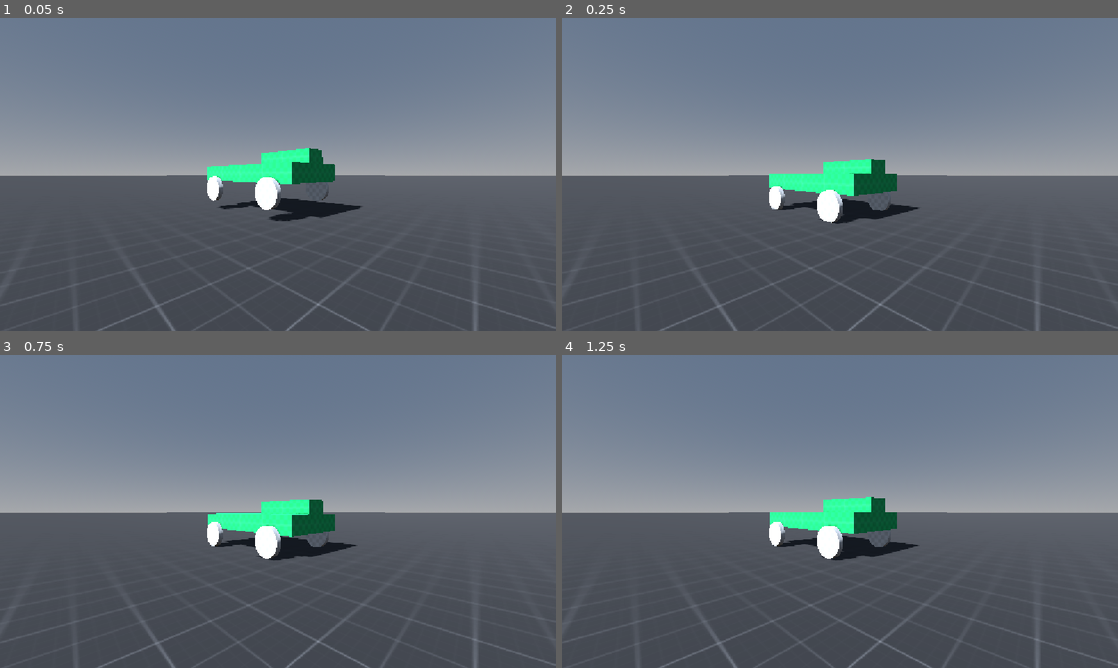
Above: before the commit, frames 1-4 (two rows, left to right).
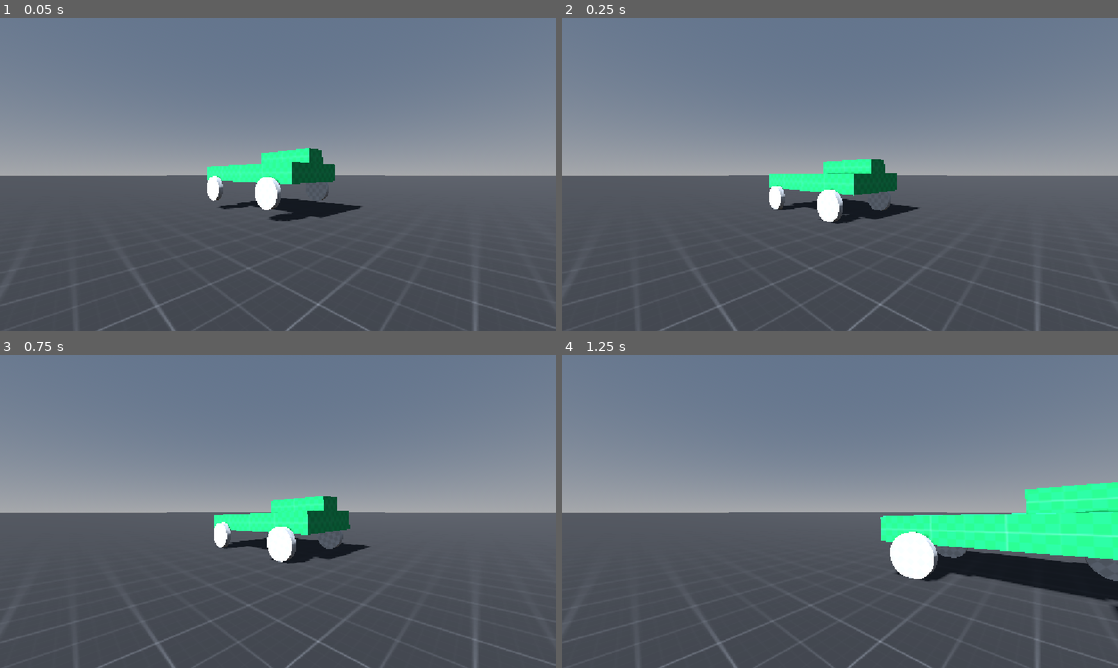
Above: after the commit, the same moments.

Repository: pinkCastle2204/vehicle-controller
Game: Godot game, scene res://scenes/test_world.tscn
Same seed, same stepped clock (60 frames per second), same inputs: the game is played once before the commit and once after it.
Inputs:
- Up to frame 1 (0.05 s): no input
- Up to frame 2 (0.25 s): no input
- Up to frame 3 (0.75 s): hold W (accelerate, bound only after the commit) from 0.53 s (still down); hold S (decelerate, bound only after the commit) from 0.53 s (still down)
- Up to frame 4 (1.25 s): keep holding W (accelerate, bound only after the commit); keep holding S (decelerate, bound only after the commit)

Frame 1 is identical in both runs. In frame 2, 0.1% of the frame differs, in the area x 37-61%, y 45-66%; in frame 3, 2.1%; in frame 4, 13%, in the area x 37-100%, y 40-84%.

Commit message:
ADDED: Acceleration

Diff:
--- a/project.godot
+++ b/project.godot
@@ -24,6 +24,19 @@
 window/stretch/mode="canvas_items"
 window/stretch/aspect="expand"
 
+[input]
+
+accelerate={
+"deadzone": 0.2,
+"events": [Object(InputEventKey,"resource_local_to_scene":false,"resource_name":"","device":-1,"window_id":0,"alt_pressed":false,"shift_pressed":false,"ctrl_pressed":false,"meta_pressed":false,"pressed":false,"keycode":0,"physical_keycode":87,"key_label":0,"unicode":119,"location":0,"echo":false,"script":null)
+]
+}
+decelerate={
+"deadzone": 0.2,
+"events": [Object(InputEventKey,"resource_local_to_scene":false,"resource_name":"","device":-1,"window_id":0,"alt_pressed":false,"shift_pressed":false,"ctrl_pressed":false,"meta_pressed":false,"pressed":false,"keycode":0,"physical_keycode":83,"key_label":0,"unicode":115,"location":0,"echo":false,"script":null)
+]
+}
+
 [physics]
 
 3d/physics_engine="Jolt Physics"
--- a/scenes/test_world.tscn
+++ b/scenes/test_world.tscn
@@ -4,6 +4,7 @@
 [ext_resource type="Script" uid="uid://dk271vjunlkls" path="res://scripts/raycast_car.gd" id="2_3263u"]
 [ext_resource type="Material" uid="uid://bg3blc3jtyeaw" path="res://material/material_green.tres" id="2_amxg5"]
 [ext_resource type="Texture2D" uid="uid://c03aaby3x86ym" path="res://assets/tex/kenney_prototype-textures/PNG/Light/texture_06.png" id="4_umbte"]
+[ext_resource type="Script" uid="uid://b5bg3vc0ol53u" path="res://scripts/raycast_wheel.gd" id="4_ynswa"]
 
 [sub_resource type="ProceduralSkyMaterial" id="ProceduralSkyMaterial_orr8f"]
 
@@ -68,8 +69,6 @@
 mass = 50.0
 script = ExtResource("2_3263u")
 wheels = [NodePath("WheelFL"), NodePath("WheelRL"), NodePath("WheelFR"), NodePath("WheelRR")]
-springConstant = 5000.0
-springDamping = 75.0
 
 [node name="MeshInstance3D" type="MeshInstance3D" parent="carMesh" unique_id=1293545166]
 mesh = SubResource("BoxMesh_qshva")
@@ -85,6 +84,9 @@
 
 [node name="WheelFL" type="RayCast3D" parent="carMesh" unique_id=463723969]
 transform = Transform3D(1, 0, 0, 0, 1, 0, 0, 0, 1, -1.1, 0, -1.3)
+script = ExtResource("4_ynswa")
+springConstant = 2000.0
+springDamping = 300.0
 
 [node name="wheel" type="MeshInstance3D" parent="carMesh/WheelFL" unique_id=527005986]
 transform = Transform3D(5.1322267e-08, -0.9999998, -0.0004083636, 1, -3.423989e-08, 0.00020838398, -0.00020838392, -0.00040836362, 0.9999999, 0, -0.5, 0)
@@ -93,6 +95,10 @@
 
 [node name="WheelRL" type="RayCast3D" parent="carMesh" unique_id=182650890]
 transform = Transform3D(1, 1.006093e-10, 0, 5.6616045e-10, 1, 7.275958e-12, 2.910383e-11, 7.275958e-12, 1, -1.101, 0, 1.3)
+script = ExtResource("4_ynswa")
+springConstant = 2000.0
+springDamping = 300.0
+is_motor = true
 
 [node name="wheel" type="MeshInstance3D" parent="carMesh/WheelRL" unique_id=1082735452]
 transform = Transform3D(5.1322267e-08, -0.9999998, -0.0004083636, 1, -3.423989e-08, 0.00020838398, -0.00020838392, -0.00040836362, 0.9999999, 0, -0.5, 0)
@@ -101,6 +107,9 @@
 
 [node name="WheelFR" type="RayCast3D" parent="carMesh" unique_id=1277315766]
 transform = Transform3D(1, 1.006093e-10, 0, 5.6616045e-10, 1, 7.275958e-12, 2.910383e-11, 7.275958e-12, 1, 1.1, 0, -1.3)
+script = ExtResource("4_ynswa")
+springConstant = 2000.0
+springDamping = 300.0
 
 [node name="wheel" type="MeshInstance3D" parent="carMesh/WheelFR" unique_id=788045005]
 transform = Transform3D(5.1322267e-08, -0.9999998, -0.0004083636, 1, -3.423989e-08, 0.00020838398, -0.00020838392, -0.00040836362, 0.9999999, 0, -0.5, 0)
@@ -109,6 +118,10 @@
 
 [node name="WheelRR" type="RayCast3D" parent="carMesh" unique_id=1002217161]
 transform = Transform3D(1, 1.00605746e-10, 0, 1.0318217e-09, 1, 1.4551915e-11, 5.820766e-11, 1.4551915e-11, 1, 1.1, 0, 1.3)
+script = ExtResource("4_ynswa")
+springConstant = 2000.0
+springDamping = 300.0
+is_motor = true
 
 [node name="wheel" type="MeshInstance3D" parent="carMesh/WheelRR" unique_id=806861796]
 transform = Transform3D(5.1322267e-08, -0.9999998, -0.0004083636, 1, -3.423989e-08, 0.00020838398, -0.00020838392, -0.00040836362, 0.9999999, 0, -0.5, 0)
--- a/scripts/raycast_car.gd
+++ b/scripts/raycast_car.gd
@@ -1,34 +1,62 @@
 extends RigidBody3D
-@export var wheels: Array[RayCast3D]
-@export var springConstant := 100.0
-@export var springDamping := 2.0
-@export var restDistance := 0.5
-@export var wheelRad := 0.4
+@export var wheels: Array[RaycastWheel]
+@export var acceleration := 600.0
+@export var maxSpeed := 20.0
+
+var motorInput := 0
+
+func _unhandled_input(event: InputEvent) -> void:
+	if event.is_action_pressed("accelerate"):
+		motorInput =1
+	elif event.is_action_released("accelerate"):
+		motorInput = 0
+	if event.is_action_pressed("decelerate"):
+		motorInput = -1
+	elif event.is_action_released("decelerate"):
+		motorInput = 0
+
+
 
 func _physics_process(delta: float) -> void:
 	for wheel in wheels:
 		_do_single_wheel_suspension(wheel)
+		_do_single_wheel_acceleration(wheel)
 
 func _get_point_velocity(point:Vector3) -> Vector3:
 	return linear_velocity + angular_velocity.cross(point - global_position)
 
-func _do_single_wheel_suspension(suspension_ray: RayCast3D) -> void:
-	if suspension_ray.is_colliding():
-		suspension_ray.target_position.y = -(restDistance+wheelRad)
-		var contact := suspension_ray.get_collision_point()
-		var springUpDir := suspension_ray.global_transform.basis.y
-		var springLength := suspension_ray.global_position.distance_to(contact) - wheelRad
-		var offset := restDistance - springLength
+func _do_single_wheel_acceleration(ray: RaycastWheel) ->void:
 
-		suspension_ray.get_node("wheel").position.y = -springLength
+		var forwardDir := -ray.global_basis.z
+		var vel := forwardDir.dot(linear_velocity)
+		ray.wheel.rotate_x(-vel * get_process_delta_time() * 2 * PI *ray.wheelRad)
+		if ray.is_colliding() and ray.is_motor and motorInput:
+			if vel > maxSpeed:
+				return
+
+			var contact := ray.wheel.global_position
+			var forceVector := forwardDir * acceleration * motorInput
+			var forcePos := contact - global_position
+			apply_force(forceVector, forcePos)
+
+func _do_single_wheel_suspension(ray: RaycastWheel) -> void:
+	if ray.is_colliding():
+		ray.target_position.y = -(ray.restDistance+ray.wheelRad + ray.overExtend)
+		var contact := ray.get_collision_point()
+		var springUpDir := ray.global_transform.basis.y
+		var springLength := ray.global_position.distance_to(contact) - ray.wheelRad
+		var offset := ray.restDistance - springLength
+
+		ray.wheel.position.y = -springLength
 
 
-		var springForce := springConstant * offset
+		var springForce := ray.springConstant * offset
 		var worldVel := _get_point_velocity(contact)
 		var relativeVelocity := springUpDir.dot(worldVel)
-		var springDampForce := springDamping * relativeVelocity
+		var springDampForce := ray.springDamping * relativeVelocity
 
 		var forceVector := (springForce - springDampForce) * springUpDir
+		contact = ray.wheel.global_position
 
 		var forcePosOffset := contact - global_position
 		apply_force(forceVector, forcePosOffset)
--- /dev/null
+++ b/scripts/raycast_wheel.gd
@@ -0,0 +1,11 @@
+extends RayCast3D
+class_name RaycastWheel
+
+@export var springConstant := 100.0
+@export var springDamping := 2.0
+@export var restDistance := 0.5
+@export var overExtend := 0.0
+@export var wheelRad := 0.4
+@export var is_motor := false
+
+@onready var wheel: Node3D = get_child(0)
Not shown, added: scripts/raycast_wheel.gd.uid
